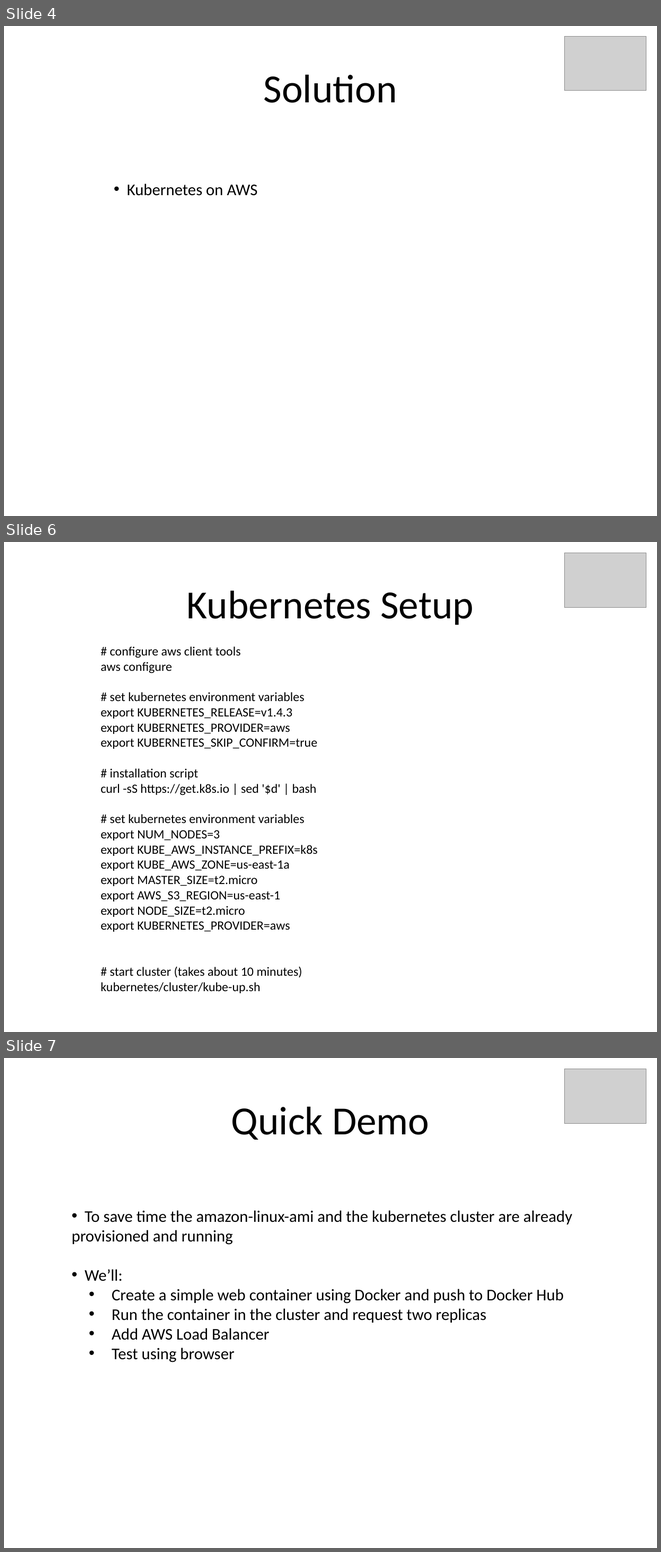
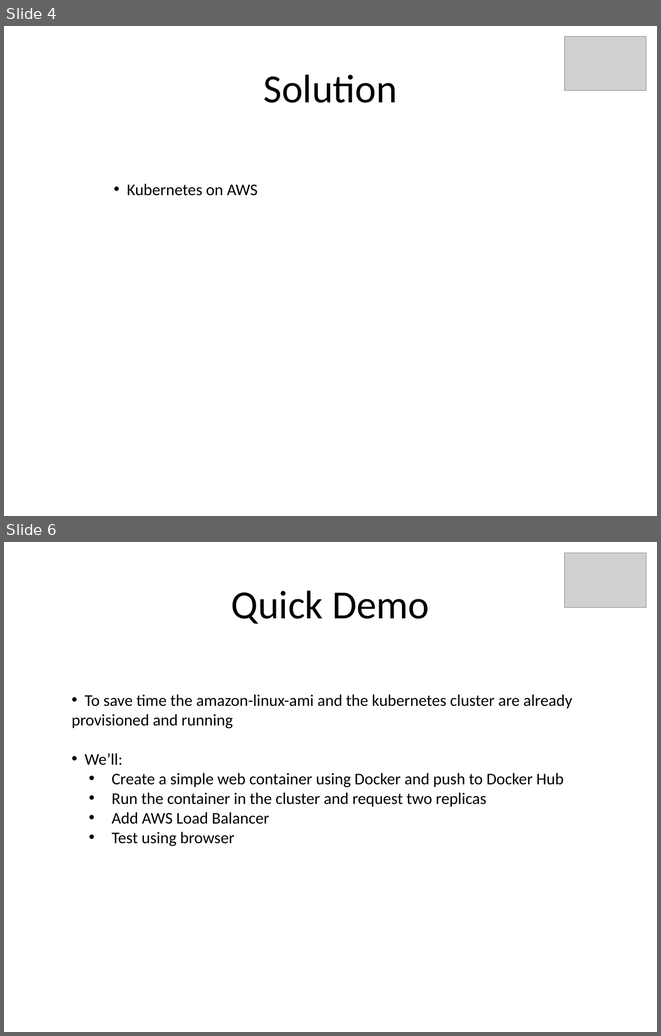
Before and after one commit to kskalvar/kubernetes-aws, a slide deck: docs/Kubernetes-on-AWS-QuickStart.pptx. Shown one above the other, each under a label of ours: slides 4, 6 and 7 before the commit, slides 4 and 6 after it; the slides between them are not shown. The pictures are 661x1552 and 661x1036 pixels, drawn with LibreOffice and Linux fonts; fonts in the diff are those of the drawing; grey boxes stand for pictures. Boxes give left, top, right and bottom in pixels: in the first picture for what was removed or moved away, otherwise in the second. Text is boxed around its words. In the diff, an @@ line names an element or a change of style, - is before the commit and + after.

Commit message:
Upgraded to use Kubernetes 1.7.6 using Kops

```diff
--- a/docs/Kubernetes-on-AWS-QuickStart.pptx
+++ b/docs/Kubernetes-on-AWS-QuickStart.pptx
@@ slide 6 removed at [4,542,657,1032], background #FFFFFF @@
@@ picture removed at [564,553,646,607] @@
@@ title removed at [187,590,474,625] @@
-Kubernetes Setup
@@ text removed at [100,646,318,993] @@
-# configure aws client tools
-aws configure
-# set kubernetes environment variables
-export KUBERNETES_RELEASE=v1.4.3
-export KUBERNETES_PROVIDER=aws
-export KUBERNETES_SKIP_CONFIRM=true
-# installation script
-curl -sS https://get.k8s.io | sed '$d' | bash
-# set kubernetes environment variables
-export NUM_NODES=3
-export KUBE_AWS_INSTANCE_PREFIX=k8s
-export KUBE_AWS_ZONE=us-east-1a
-export MASTER_SIZE=t2.micro
-export AWS_S3_REGION=us-east-1
-export NODE_SIZE=t2.micro
-export KUBERNETES_PROVIDER=aws
-# start cluster (takes about 10 minutes)
-kubernetes/cluster/kube-up.sh
@@ what was slide 7 is now slide 6 @@
```
Also in this commit, not shown: 2 slides changed, 5 other files.
